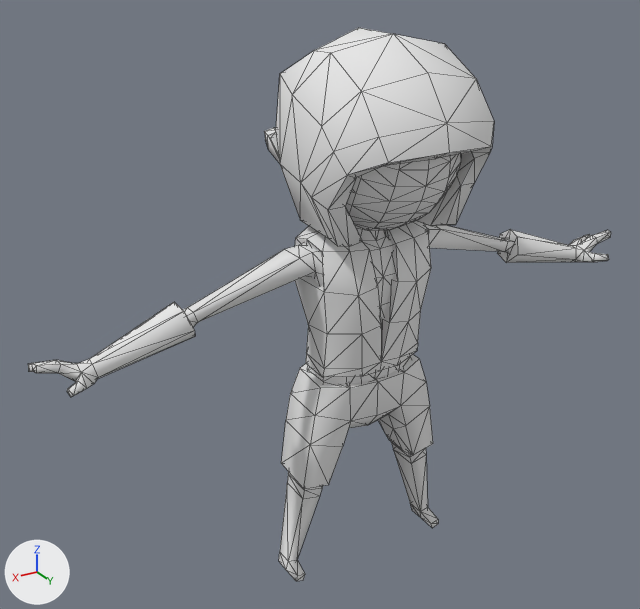
One commit to the Blender file RPG/RPG/data/assets/units/player/hoodlum.blend: the scene before it, then after it.
One viewpoint serves both versions: a 50 mm lens placed at (1.3, 1.941, 1.825), pointed at (0.063, -0.122, 0.793). The axes (+X, +Y, +Z) are drawn at lower left. The lights are the same throughout. Mesh edges are drawn as thin lines.
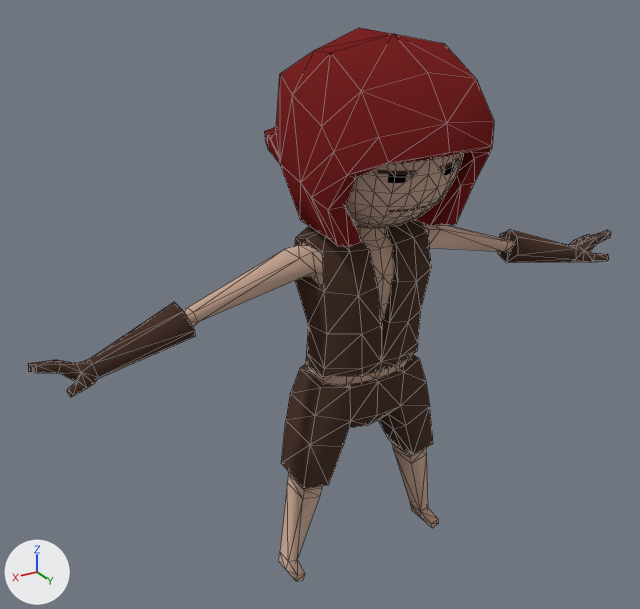
Changed parts and their boxes (x1, y1, x2, y2) in the pictures (640 x 609 px):
'Cube', surface changed, reshaped (grey to brown): (28, 28, 611, 581) in both
part 1 of me_cube, built on: before (345, 203, 427, 241); after (345, 154, 463, 241)
part 2 of me_cube, surface changed (grey to brown): before (347, 154, 461, 223); after (370, 154, 460, 224)

The change, as a list of edits to the scene's bpy script:
```text
Add img_hoodlum_tga:
    img_hoodlum_tga = load_image('hoodlum.tga', 'hoodlum.tga', 1024, 1024, 'sRGB')
Change mat_material:
    remove mat_material.base_color = (0.8, 0.8, 0.8)  # white #e7e7e7
    add mat_material.texture = img_hoodlum_tga
    mat_material.roughness: 0.5 -> 0.5
Change me_cube:
    used by ob_cube; location = (0.0, 0.0, 0.0)
    remove me_cube.from_pydata(...)  # 330 vertices, 282 faces; spans x -0.93..0.0, y -0.52..0.36, z 0.0..1.58
    add me_cube.from_pydata(...)  # 520 vertices, 490 faces; spans x -0.93..0.0, y -0.52..0.36, z 0.0..1.58
    me_cube part 1
    27 vertices are removed from x -0.19..0.0, y -0.03..0.27, z 1.09..1.43
    30 faces are deleted
    25 vertices move from x -0.2..0.0, y 0.12..0.28, z 1.09..1.37 to x -0.13..0.0, y 0.11..0.28, z 1.09..1.32
    199 vertices are added at x -0.23..0.0, y -0.17..0.28, z 1.08..1.54
    8 new vertices lie (0.0, 0.01, 0.04) away from vertices in x -0.22..-0.04, y -0.16..0.18, z 1.25..1.35
    5 new vertices lie (0.0, 0.04, 0.0) away from vertices in x -0.21..-0.16, y 0.03..0.08, z 1.18..1.47
    5 new vertices lie (0.04, 0.0, 0.0) away from vertices in x -0.04, y -0.17..0.28, z 1.22..1.43
    238 new faces join them
    me_cube part 2: 13 kept faces spanning x -0.13..0.0, y 0.18..0.28, z 1.12..1.32 get new texture (UV) coordinates
```
